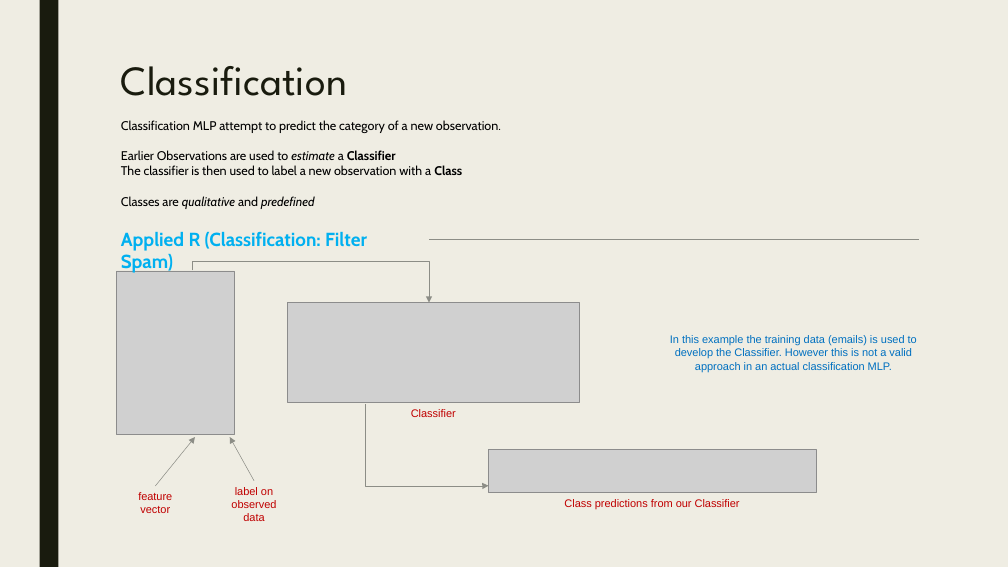
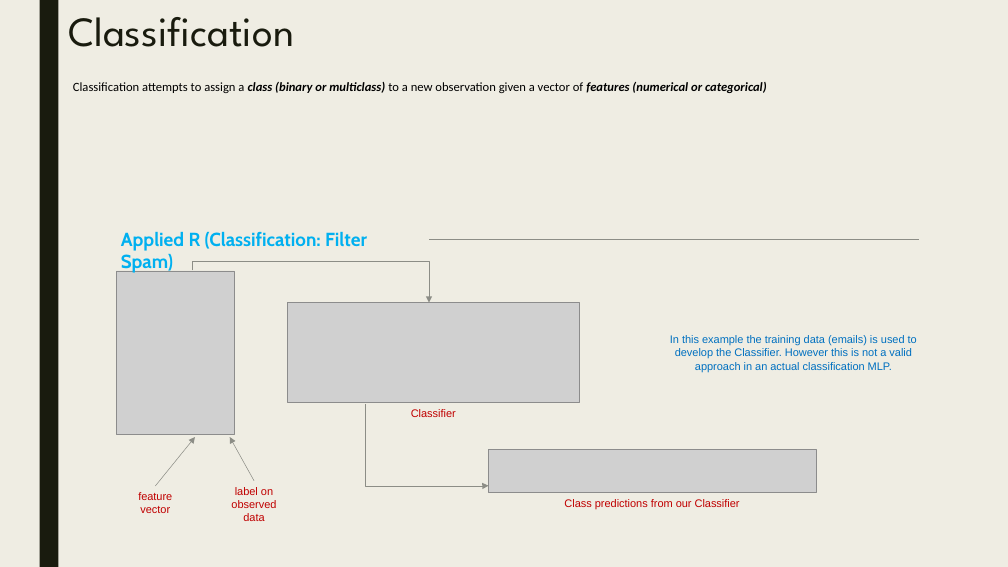
Before and after one commit to parcap/business-education, a slide deck: slide 5 of Introduction-to-Machine-Learning/Introduction to Machine Learning.pptx. Drawn at 1008x567 pixels with LibreOffice and Linux fonts; fonts in the diff are those of the drawing; grey boxes stand for pictures. Boxes give left, top, right and bottom in pixels: in the first picture for what was removed or moved away, otherwise in the second. Text is boxed around its words. In the diff, an @@ line names an element or a change of style, - is before the commit and + after.

```diff
--- a/Introduction-to-Machine-Learning/Introduction to Machine Learning.pptx
+++ b/Introduction-to-Machine-Learning/Introduction to Machine Learning.pptx
@@ title "Classification": place and size @@
-title "Classification" at (121,66,347,96)
+title "Classification" at (68,17,294,47)
@@ text at (73,82,767,93): text changed; font Cabin to Calibri @@
-Classification MLP attempt to predict the category of a new observation.
-Earlier Observations are used to estimate a Classifier
-The classifier is then used to label a new observation with a Class
-Classes are qualitative and predefined
+Classification attempts to assign a class (binary or multiclass) to a new observation given a vector of features (numerical or categorical)
```
Also in this commit, not shown: 1 other file.
